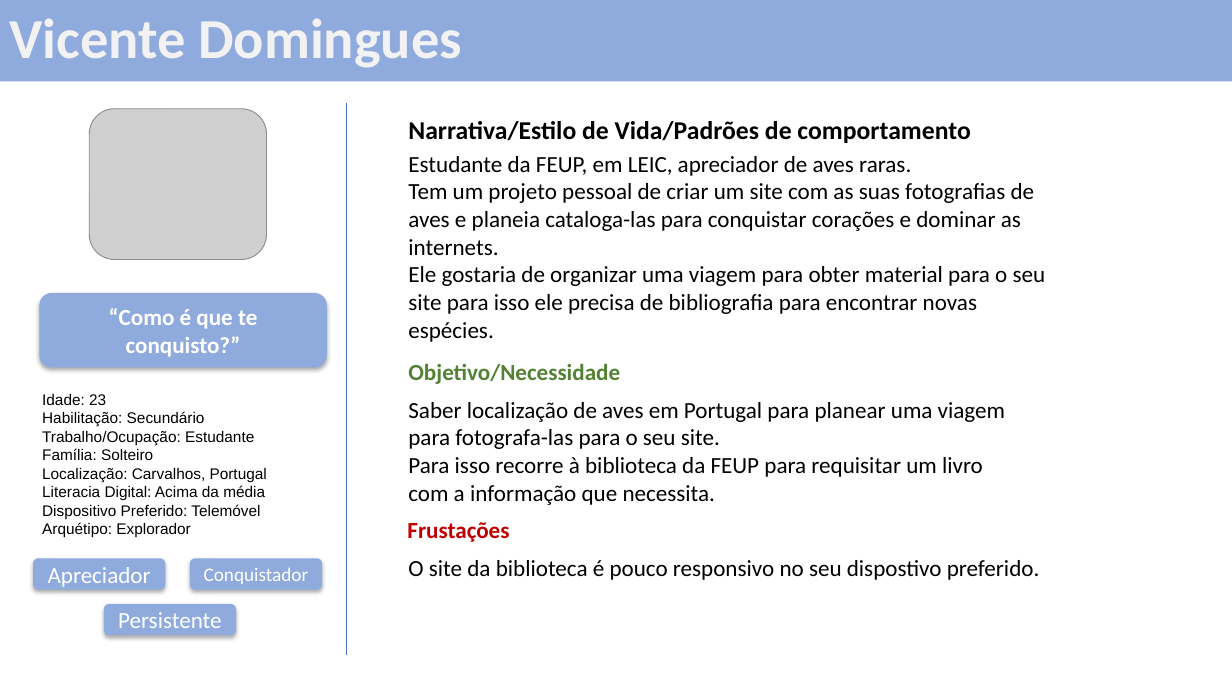
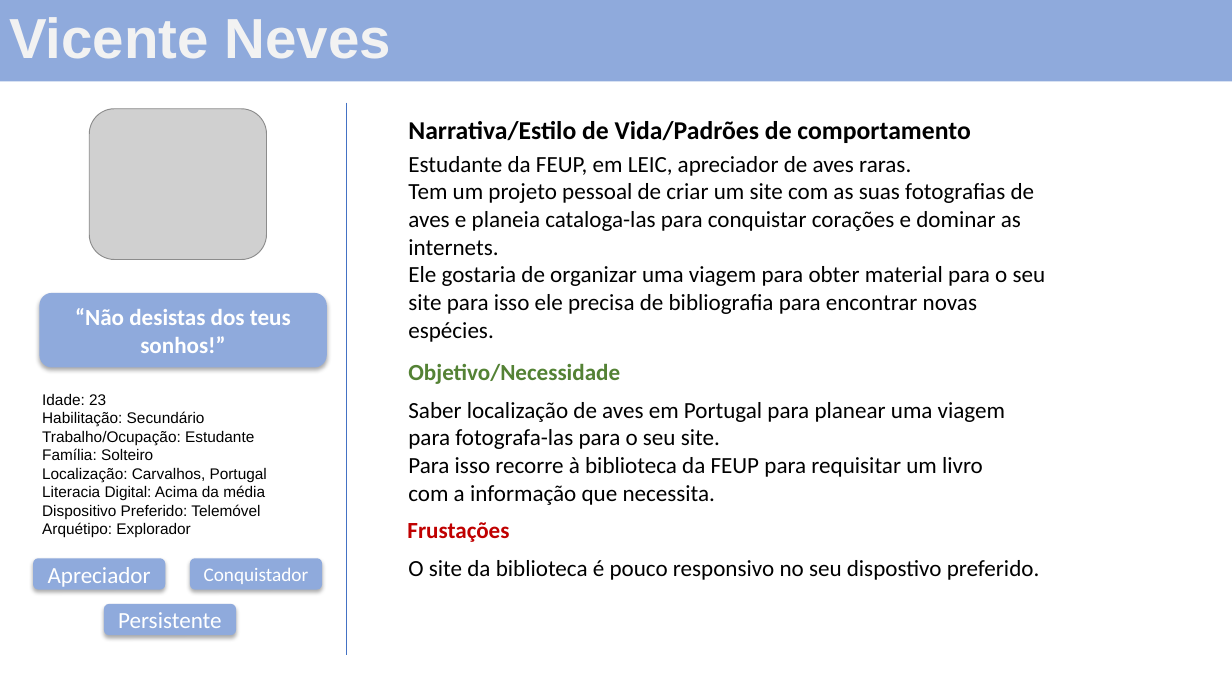
Before and after one commit to ICWeiner/FEUP-IPC, a slide deck: slide 1 of phase1/Persona.pptx. Drawn at 1232x693 pixels with LibreOffice and Linux fonts; fonts in the diff are those of the drawing; grey boxes stand for pictures. Boxes give left, top, right and bottom in pixels: in the first picture for what was removed or moved away, otherwise in the second. Text is boxed around its words. In the diff, an @@ line names an element or a change of style, - is before the commit and + after.

```diff
--- a/phase1/Persona.pptx
+++ b/phase1/Persona.pptx
@@ title at (9, 17, 391, 59): text changed; font Calibri to Arial @@
-Vicente Domingues
+Vicente Neves
@@ text in rounded rectangle at (75, 308, 291, 353): text changed @@
-“Como é que te conquisto?”
+“Não desistas dos teus sonhos!”
```
Also in this commit, not shown: 1 slide added.
